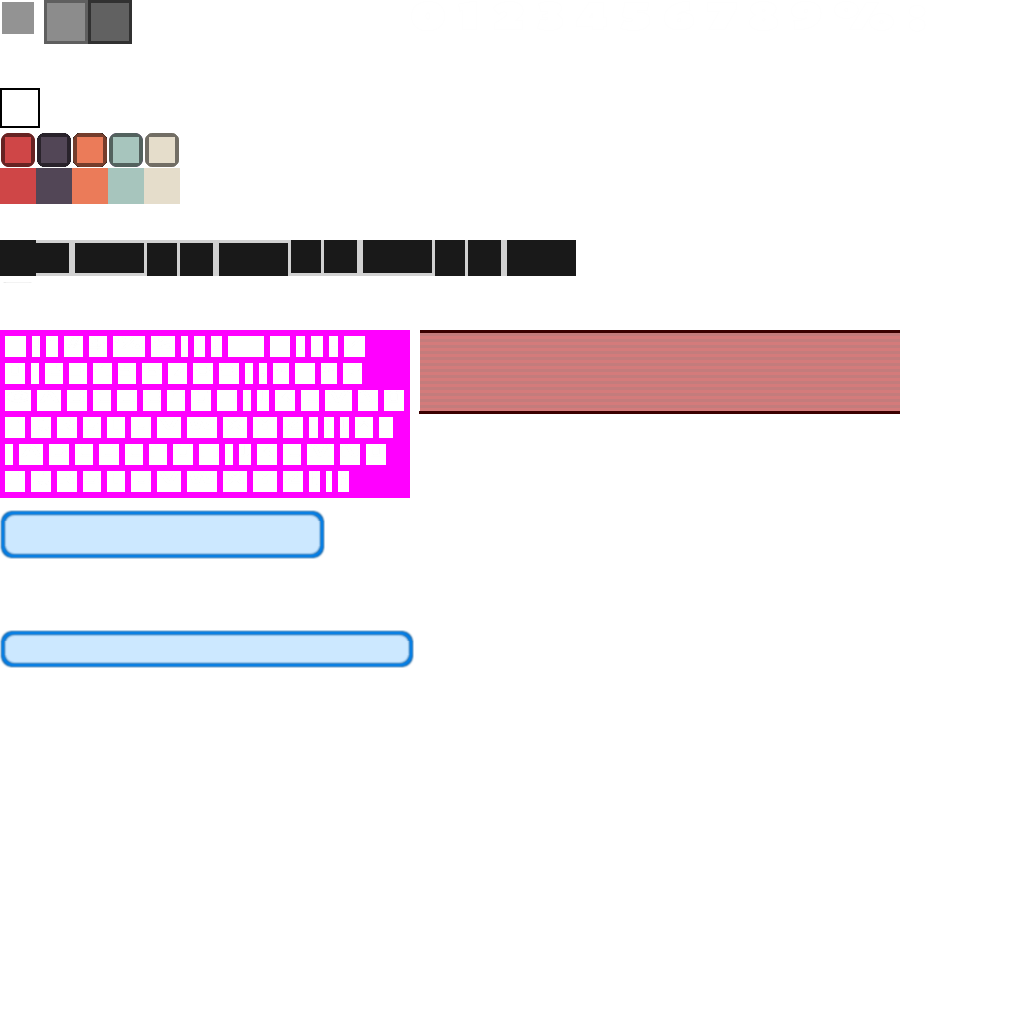
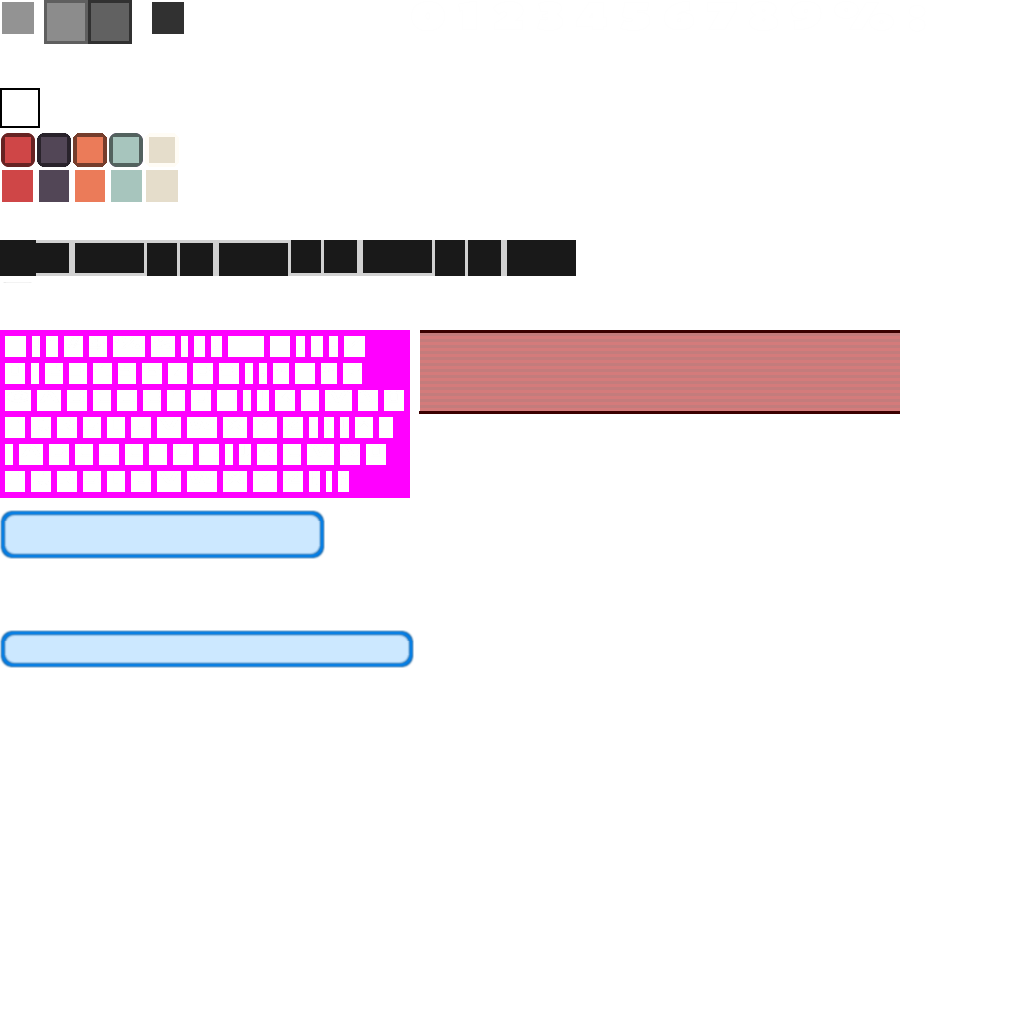
Before/after of a (1024, 1024) layered artwork. What changed in the layer stack:
added layer "Ebene #1" above "Buttons" over [145, 133, 179, 167]
painted on "Buttons" over [0, 2, 184, 204]
